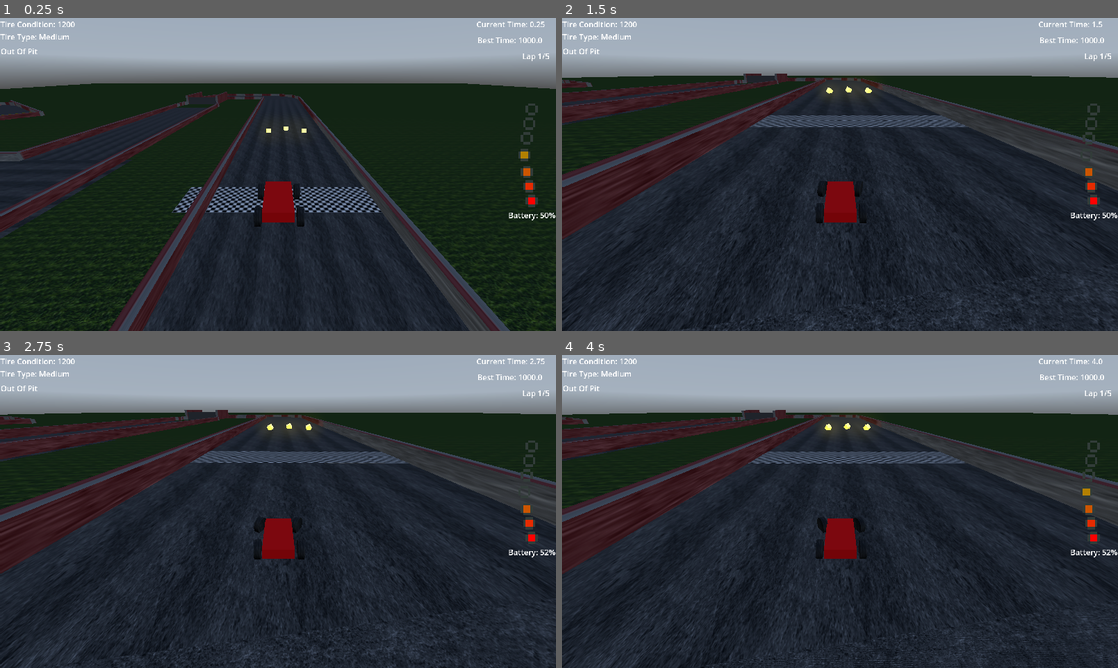
Above: before the commit, frames 1-4 (two rows, left to right).
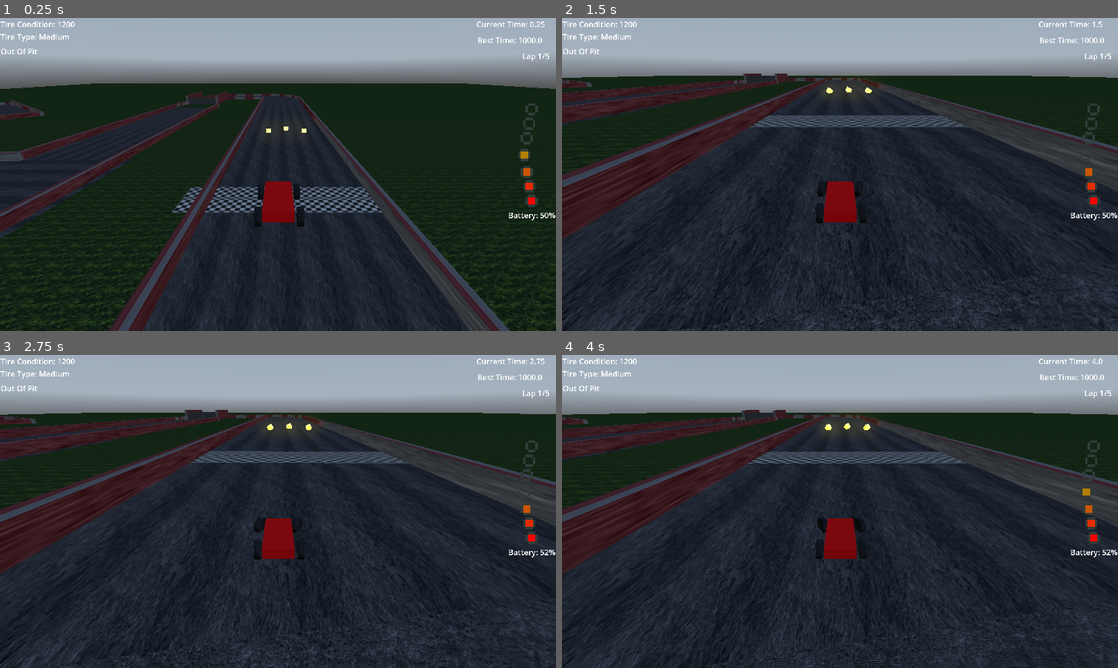
Above: after the commit, the same moments.

Repository: USERDOT1/partyRacers
Game: Godot game, scene res://basic_track.tscn
Two runs of this game, one before a commit and one after it. Both use one fixed random seed, a clock stepped at 60 frames per second and the inputs below. A sky picture missing from this copy of the repository is replaced by a grey-blue gradient.
Inputs:
- Up to frame 1 (0.25 s): no input
- Up to frame 2 (1.5 s): hold D (turnRight) 0.53-1.28 s; tap R (Flip) at 0.6, 1.35 s; hold Down (ChangeBatteryDown) from 1.28 s (still down)
- Up to frame 3 (2.75 s): release Down (ChangeBatteryDown) at 2.03 s; hold D (turnRight) from 2.03 s (still down); tap S (break) at 2.1 s; tap R (Flip) at 2.3 s
- Up to frame 4 (4 s): release D (turnRight) at 2.78 s; hold Up (ChangeBatteryUp) 2.78-3.53 s; tap W (throttle) at 2.85 s; tap R (Flip) at 3.05, 3.6 s; hold A (turnLeft) from 3.53 s (still down)

The runs differ from the first frame. In frame 1, 1.4% of the frame differs, in the area x 31-69%, y 54-63%; in frame 2, 0.5%; in frame 3, 0.5%; in frame 4, 0.5%.

Commit message:
Changed Finish line texture to a cooler one, and added so that it shows if you are flipped to press R

Diff:
--- a/hud.gd
+++ b/hud.gd
@@ -20,6 +20,13 @@
 	$Timer.text = "Current Time: " + str(round_place(get_parent().get_parent().kart.timer,3))
 	$BestTime.text = "Best Time: " + str(round_place(get_parent().get_parent().kart.bestTime,3))
 
+	#Instead of using a if statement used this cool thing that speaks for itself
+	$ResetText.visible = get_parent().get_parent().kart.flipped
+
+
+
+
+
 	$Laps.text = "Lap " + str(get_parent().get_parent().kart.laps) + "/" + str(get_parent().get_parent().maxLaps)
 
 	$TireCondition.text = "Tire Condition: " + str(roundi(get_parent().get_parent().kart.tireCondition*1000))
--- a/hud.tscn
+++ b/hud.tscn
@@ -163,3 +163,11 @@
 scale = Vector2(5, 5)
 sprite_frames = SubResource("SpriteFrames_61f8s")
 animation = &"BigRecharge"
+
+[node name="ResetText" type="Label" parent="."]
+layout_mode = 0
+offset_left = 522.0
+offset_top = 279.0
+offset_right = 652.0
+offset_bottom = 302.0
+text = "(Press R to reset)"
--- a/kart/kart.gd
+++ b/kart/kart.gd
@@ -42,6 +42,9 @@
 var laps = 1
 
 var checkpointPassed = false
+
+
+var flipped = false
 func _ready() -> void:
 	tireType = tireList[tireIndex]
 	$"../CanvasLayer/Hud".spending = spendingType
@@ -134,12 +137,14 @@
 
 	#clamps tire condition (never going to hit the top, just the bottom)
 	tireCondition = clamp(tireCondition, 0.2, 100)
-
-	if Input.is_action_just_pressed("Flip"):
-		if (rotation_degrees.x > 90 || rotation_degrees.x < -90) || (rotation_degrees.z > 90 || rotation_degrees.z < -90):
+	if (rotation_degrees.x > 90 || rotation_degrees.x < -90) || (rotation_degrees.z > 90 || rotation_degrees.z < -90):
+		flipped = true
+		if Input.is_action_just_pressed("Flip"):
 			rotation_degrees.x = 0
 			rotation_degrees.z = 0
 			position.y += 5
+	else:
+		flipped = false
 
 	if inPit:
 		if Input.is_action_just_pressed("ChangeWheelsUp"):
Binary file changed: textures/FinishLine.jpg
